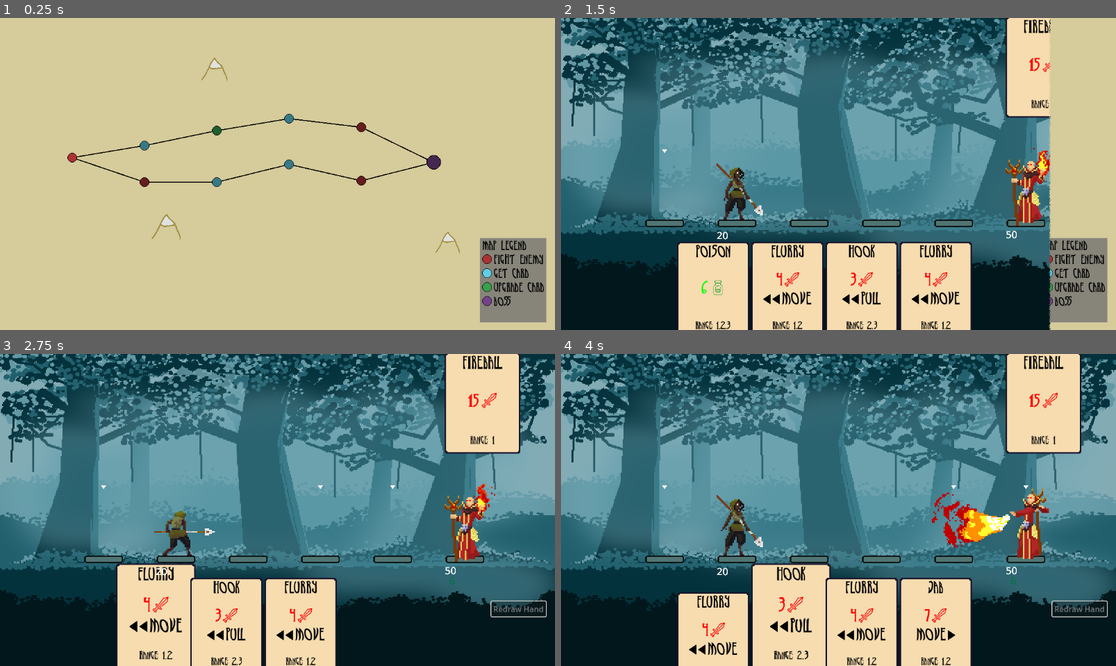
Above: before the commit, frames 1-4 (two rows, left to right).
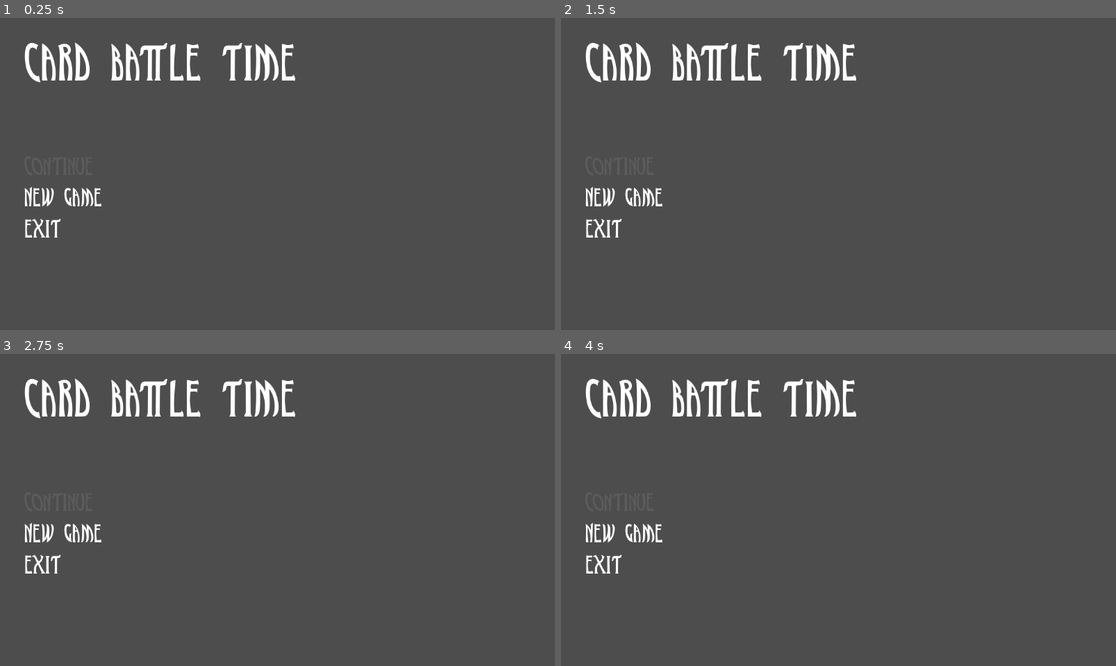
Above: after the commit, the same moments.

Repository: maxnovak/card-battle-time
Game: Godot game, scene res://Game.tscn
Same seed, same stepped clock (60 frames per second), same inputs: the game is played once before the commit and once after it.
Inputs (mouse positions are in pixels of both pictures, inside the frame that each line leads up to):
- Up to frame 1 (0.25 s): no input
- Up to frame 2 (1.5 s): tap Enter at 0.5 s; move the mouse to (633, 158) at 0.52 s; click (633, 158) at 0.67 s; click (1077, 273) at 1.25 s, where only the run before the commit has a clickable "Redraw Hand"
- Up to frame 3 (2.75 s): move the mouse to (149, 625) at 2.02 s; click (149, 625) at 2.17 s
- Up to frame 4 (4 s): move the mouse to (716, 616) at 2.77 s; click (716, 616) at 2.92 s; move the mouse to (788, 625) at 3.52 s; click (788, 625) at 3.67 s

The runs differ from the first frame. In frame 1, 100% of the frame differs, in the area x 0-100%, y 0-100%; in frame 2, 100%; in frame 3, 100%; in frame 4, 100%.

Commit message:
Make new game start a new game

Diff:
--- a/Game.tscn
+++ b/Game.tscn
@@ -1,13 +1,13 @@
 [gd_scene load_steps=13 format=3 uid="uid://cyipio86y58c4"]
 
 [ext_resource type="Script" path="res://game.gd" id="1_47x6f"]
-[ext_resource type="PackedScene" uid="uid://cu8fywtevu02m" path="res://Map/Map.tscn" id="2_nc35d"]
 [ext_resource type="Resource" uid="uid://25dwlxhdnnvt" path="res://Card/CardTypes/hook.tres" id="3_dg8tu"]
 [ext_resource type="Resource" uid="uid://dcjiby66idbwn" path="res://Card/CardTypes/flurry.tres" id="3_nberl"]
 [ext_resource type="Shader" path="res://assets/shaders/transition.gdshader" id="3_q2pca"]
 [ext_resource type="Texture2D" uid="uid://cjlvbp0ckkiiq" path="res://assets/shaders/transition-pattern.png" id="4_awvpf"]
 [ext_resource type="Resource" uid="uid://p8nysukxg7mg" path="res://Card/CardTypes/poison.tres" id="4_os4fx"]
 [ext_resource type="Resource" uid="uid://0g6txsq4syq5" path="res://Card/CardTypes/jab.tres" id="4_y0sci"]
+[ext_resource type="PackedScene" uid="uid://c878ftbo3ofce" path="res://MainMenu/MainMenu.tscn" id="6_vmnfv"]
 
 [sub_resource type="Animation" id="Animation_1rrvo"]
 length = 0.001
@@ -94,7 +94,7 @@
 grow_vertical = 2
 mouse_filter = 2
 
-[node name="Map" parent="Scenes" instance=ExtResource("2_nc35d")]
+[node name="MainMenu" parent="Scenes" instance=ExtResource("6_vmnfv")]
 layout_mode = 1
 
 [node name="AnimationPlayer" type="AnimationPlayer" parent="."]
@@ -106,4 +106,4 @@
 material = SubResource("ShaderMaterial_pmjjw")
 centered = false
 
-[connection signal="change_scene" from="Scenes/Map" to="." method="_on_map_change_scene"]
+[connection signal="new_game" from="Scenes/MainMenu" to="." method="_on_main_menu_new_game"]
--- a/MainMenu/MainMenu.gd
+++ b/MainMenu/MainMenu.gd
@@ -1,11 +1,13 @@
 extends MarginContainer
+
+signal new_game
 
 func _ready():
 	$HBoxContainer/VBoxContainer/MenuOptions/Continue.modulate = Color.hex(0x5c5c5cff)
 
 func _on_new_game_gui_input(event):
 	if event.is_pressed():
-		get_tree().change_scene_to_file("res://Game.tscn")
+		emit_signal("new_game")
 
 func _on_exit_gui_input(event):
 	if event.is_pressed():
--- a/game.gd
+++ b/game.gd
@@ -1,18 +1,18 @@
 extends Control
 
+const mapScene = preload("res://Map/Map.tscn")
 const combatScene = preload("res://Events/Combat/Combat.tscn")
 const aquireCardScene = preload("res://Events/AquireCard/AquireCard.tscn")
 const upgradeCardScene = preload("res://Events/UpgradeCard/UpgradeCard.tscn")
 
-@onready
-var mapHolder = $Scenes/Map
+var mapHolder: Map
 
 @export
 var huntressDeck: Array[Card]
 
 func _ready():
 	DisplayServer.window_set_min_size(Vector2(1152,648))
-	Global.playerDeck += huntressDeck
+	Global.playerDeck = huntressDeck
 
 func _on_map_change_scene(type):
 	Input.set_default_cursor_shape(Input.CURSOR_WAIT)
@@ -48,3 +48,8 @@
 	await $AnimationPlayer.animation_finished
 	event.queue_free()
 	Input.set_default_cursor_shape(Input.CURSOR_ARROW)
+
+func _on_main_menu_new_game():
+	mapHolder = mapScene.instantiate()
+	mapHolder.change_scene.connect(_on_map_change_scene)
+	$Scenes.add_child(mapHolder)
